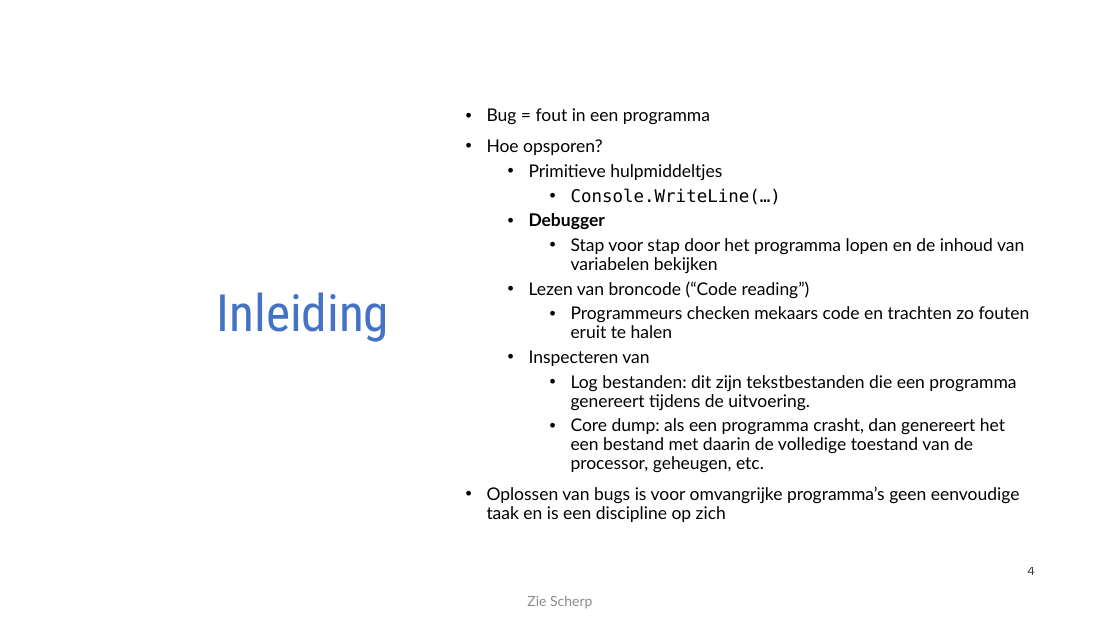
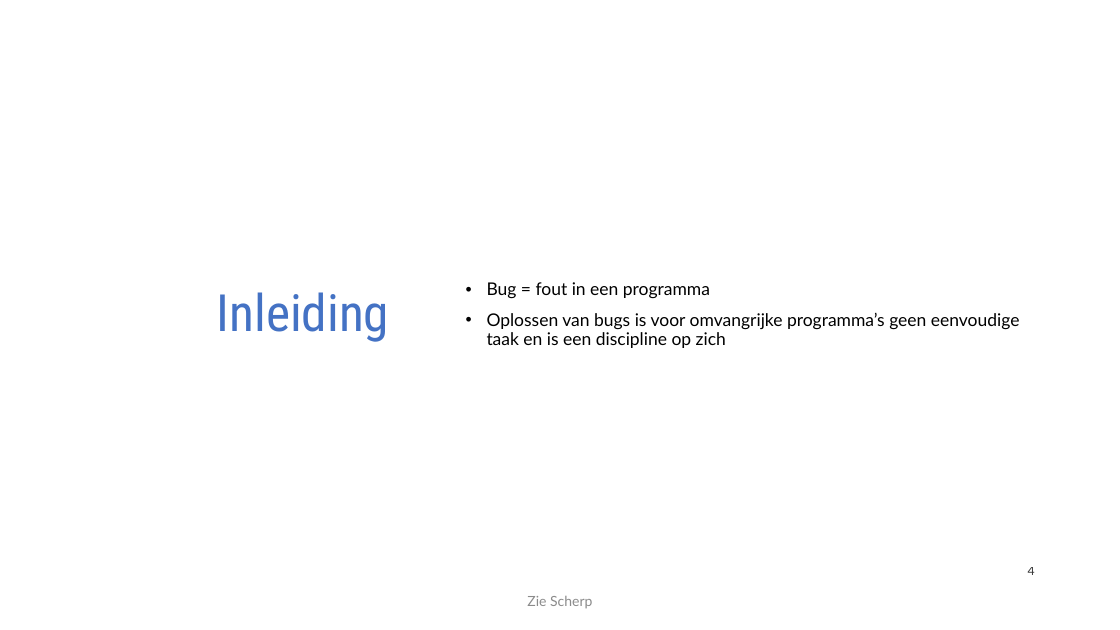
Before and after one commit to timdams/csharpbook, a slide deck: slide 4 of _SLIDES/2020/H4- Werken met data/H4_Debuggen.pptx. Drawn at 1120x630 pixels with LibreOffice and Linux fonts; fonts in the diff are those of the drawing; background and template pictures are left out. Boxes give left, top, right and bottom in pixels: in the first picture for what was removed or moved away, otherwise in the second. Text is boxed around its words. In the diff, an @@ line names an element or a change of style, - is before the commit and + after.

```diff
--- a/_SLIDES/2020/H4- Werken met data/H4_Debuggen.pptx
+++ b/_SLIDES/2020/H4- Werken met data/H4_Debuggen.pptx
@@ text at (487, 139, 1030, 472): paragraphs removed @@
-• Hoe opsporen?
-  • Primitieve hulpmiddeltjes
-    • Console.WriteLine(…)
-  • Debugger
-    • Stap voor stap door het programma lopen en de inhoud van variabelen bekijken
-  • Lezen van broncode (“Code reading”)
-    • Programmeurs checken mekaars code en trachten zo fouten eruit te halen
-  • Inspecteren van
-    • Log bestanden: dit zijn tekstbestanden die een programma genereert tijdens de uitvoering.
-    • Core dump: als een programma crasht, dan genereert het een bestand met daarin de volledige toestand van de processor, geheugen, etc.
```
Also in this commit, not shown: 5 other slides changed, 1 other file.
